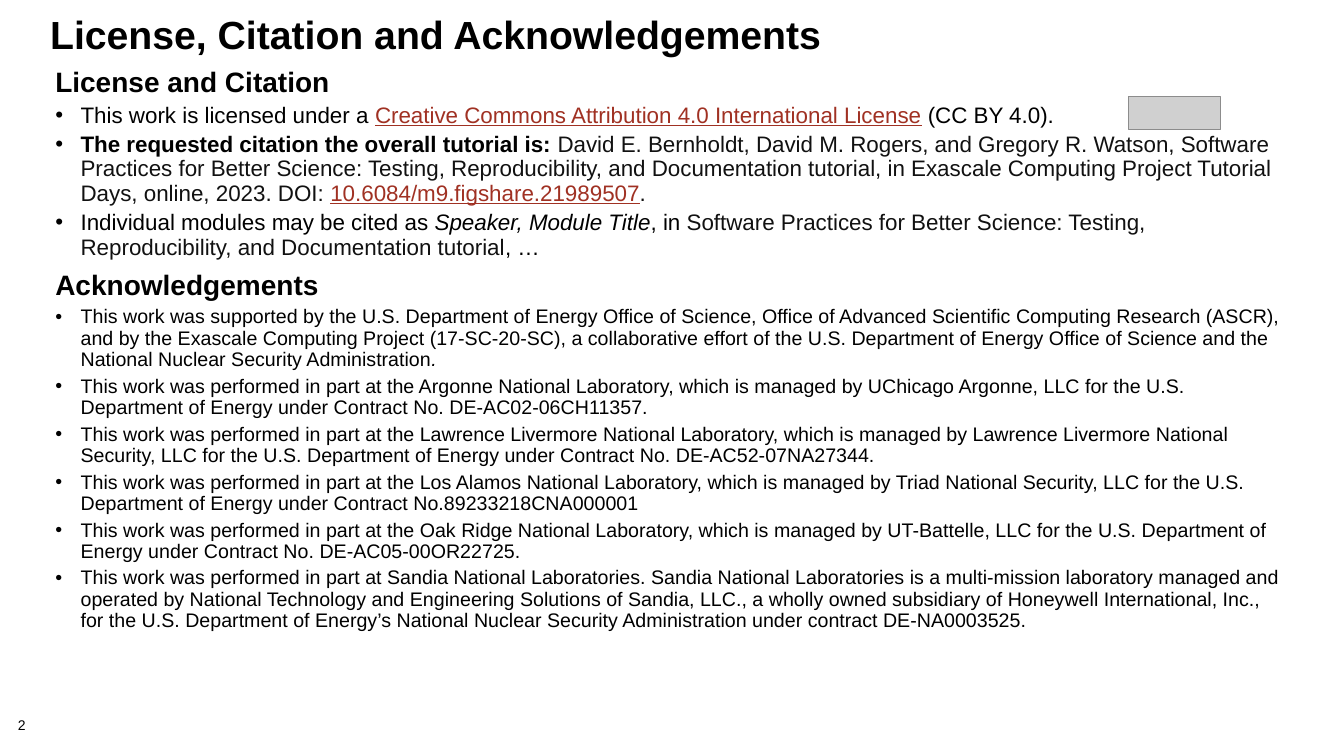
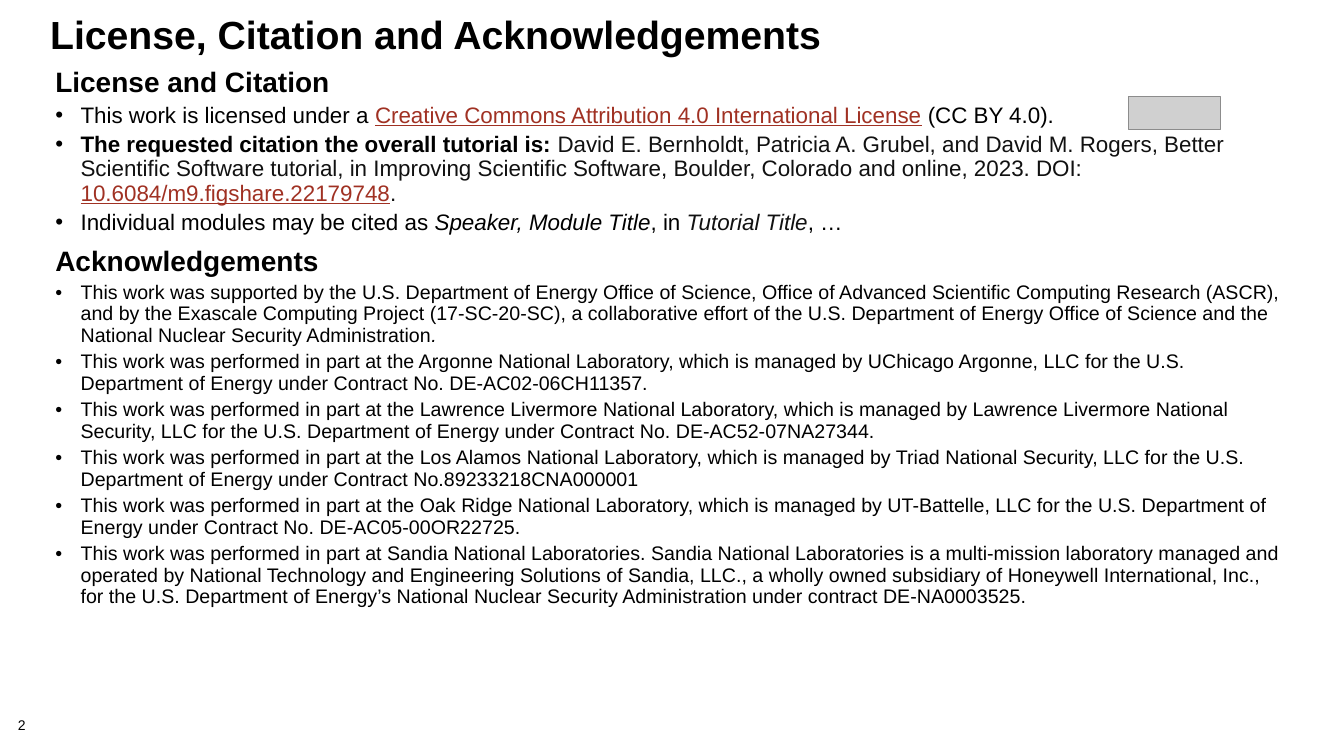
Before and after one commit to bssw-tutorial/presentations, a slide deck: slide 2 of intro.pptx. Drawn at 1344x756 pixels with LibreOffice and Linux fonts; fonts in the diff are those of the drawing; grey boxes stand for pictures; background and template pictures are left out. Boxes give left, top, right and bottom in pixels: in the first picture for what was removed or moved away, otherwise in the second. Text is boxed around its words. In the diff, an @@ line names an element or a change of style, - is before the commit and + after.

```diff
--- a/intro.pptx
+++ b/intro.pptx
@@ text at bbox=[81, 135, 1224, 235]: text changed @@
-• The requested citation the overall tutorial is: David E. Bernholdt, David M. Rogers, and Gregory R. Watson, Software Practices for Better Science: Testing, Reproducibility, and Documentation tutorial, in Exascale Computing Project Tutorial Days, online, 2023. DOI: 10.6084/m9.figshare.21989507.
-• Individual modules may be cited as Speaker, Module Title, in Software Practices for Better Science: Testing, Reproducibility, and Documentation tutorial, …
+• The requested citation the overall tutorial is: David E. Bernholdt, Patricia A. Grubel, and David M. Rogers, Better Scientific Software tutorial, in Improving Scientific Software, Boulder, Colorado and online, 2023. DOI: 10.6084/m9.figshare.22179748.
+• Individual modules may be cited as Speaker, Module Title, in Tutorial Title, …
```
Also in this commit, not shown: 4 other slides changed, 8 other files.
